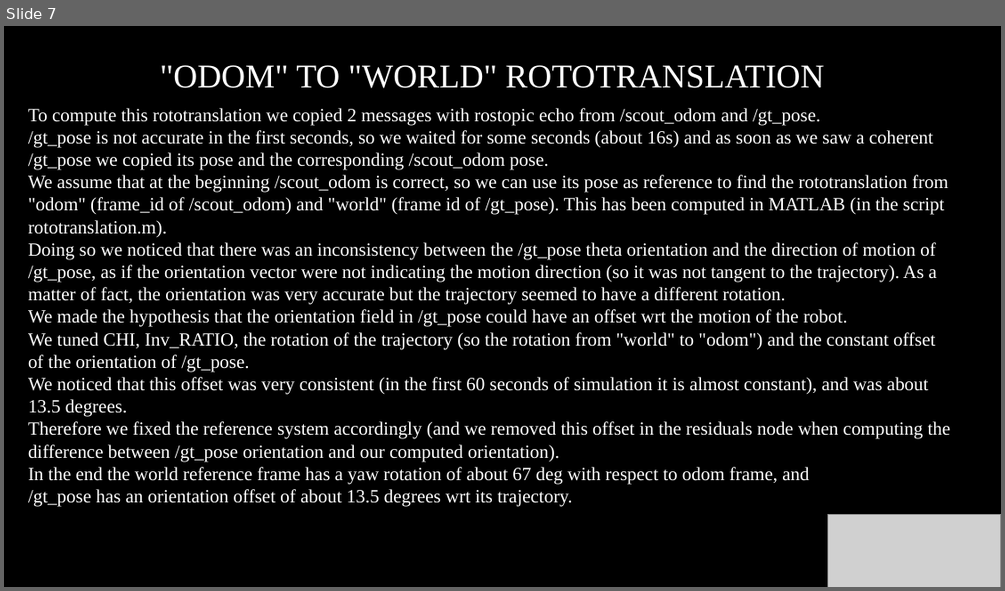
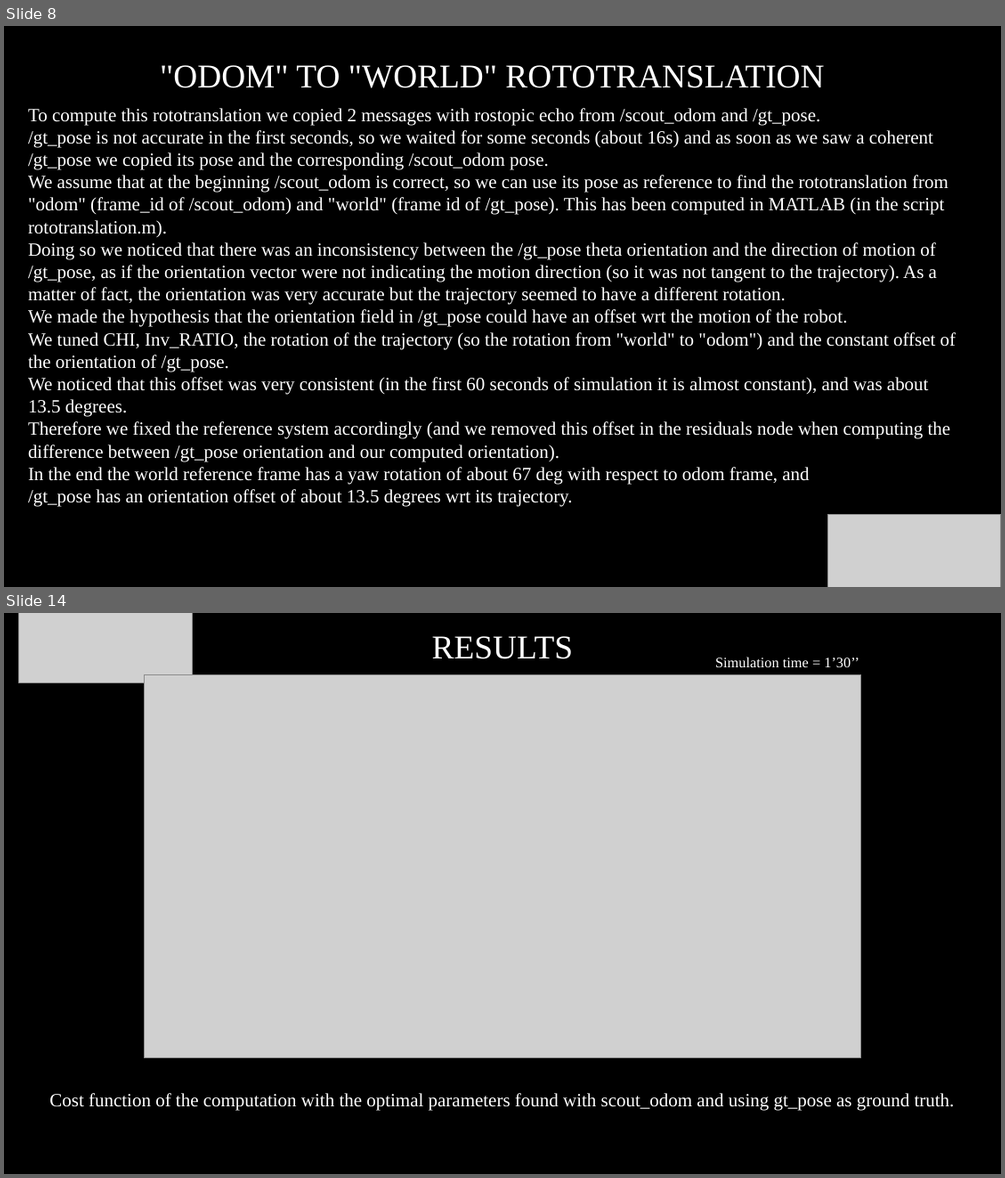
Before and after one commit to marcoCella/scout_ros, a slide deck: project1/Instructions.pptx. Shown one above the other, each under a label of ours: slide 7 before the commit, slides 8 and 14 after it; the slides between them are not shown. The pictures are 1005x591 and 1005x1178 pixels, drawn with LibreOffice and Linux fonts; fonts in the diff are those of the drawing; grey boxes stand for pictures. Boxes give left, top, right and bottom in pixels: in the first picture for what was removed or moved away, otherwise in the second. Text is boxed around its words. In the diff, an @@ line names an element or a change of style, - is before the commit and + after.

```diff
--- a/project1/Instructions.pptx
+++ b/project1/Instructions.pptx
@@ slide 14 added at (4,613,1001,1174), background #000000 @@
@@ picture added at (19,613,192,682) @@
@@ text added at (432,636,573,659), 32 pt, text #FFFFFF @@
+RESULTS
@@ text added at (715,657,859,667), 14 pt, text #FFFFFF @@
+Simulation time = 1’30’’
@@ picture added at (144,674,861,1057) @@
@@ text added at (49,1093,955,1111), 18 pt, text #FFFFFF @@
+Cost function of the computation with the optimal parameters found with scout_odom and using gt_pose as ground truth.
@@ what was slide 7 is now slide 8 @@
@@ slide 8 changed as well @@
@@ text "To compute this rototranslation we ..." rewrapped from (28,108,951,507) to (28,108,955,507) @@
```
Also in this commit, not shown: 5 other slides changed, 12 other slides added, 4 slides removed, 1 other file.
